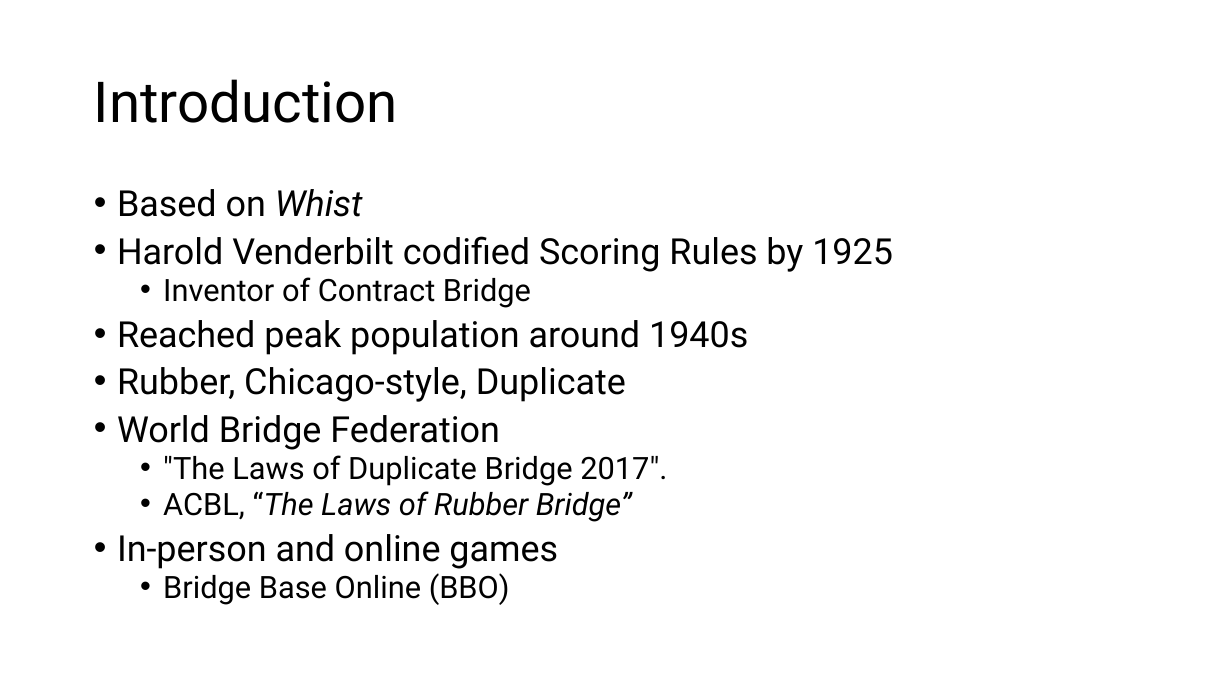
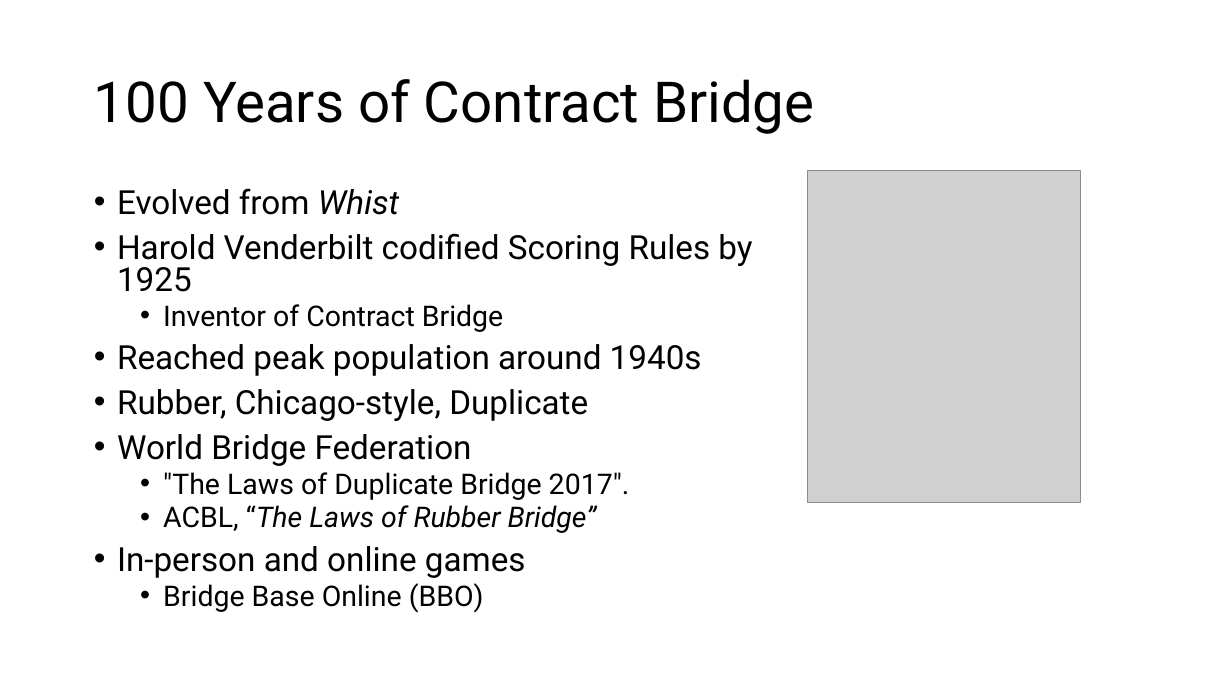
Before and after one commit to sywhub/bridge101, a slide deck: slide 3 of lectures.pptx. Drawn at 1232x693 pixels with LibreOffice and Linux fonts; fonts in the diff are those of the drawing; grey boxes stand for pictures; background and template pictures are left out. Boxes give left, top, right and bottom in pixels: in the first picture for what was removed or moved away, otherwise in the second. Text is boxed around its words. In the diff, an @@ line names an element or a change of style, - is before the commit and + after.

```diff
--- a/lectures.pptx
+++ b/lectures.pptx
@@ title at box(94, 79, 814, 134): text changed @@
-Introduction
+100 Years of Contract Bridge
@@ picture added at box(808, 171, 1081, 503) @@
@@ text at box(117, 188, 399, 215): text changed; size 28 to 25.9 pt @@
-• Based on Whist
+• Evolved from Whist
@@ text at box(117, 233, 752, 613): size 28 to 25.9 pt in "Harold Venderbilt codified Scoring Rules by 1925", "Reached peak population around 1940s", "Rubber, Chicago-style, Duplicate", "World Bridge Federation" and 1 more places; size 24 to 22.2 pt in "Inventor of Contract Bridge", ""The Laws of Duplicate Bridge 2017".", "ACBL, “The Laws of Rubber Bridge”", "Bridge Base Online (BBO)" @@
```
Also in this commit, not shown: 11 other slides changed, 8 slides added, 1 slide removed.
